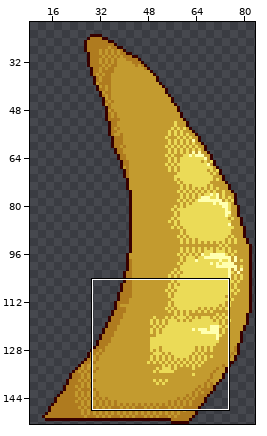
Edited in one commit: pixel-art file (Osiris/Sprites/apophis_tail.aseprite). The first picture is a wide view before the edit; the outline marks the close-up.
Close-up. First the earlier version:
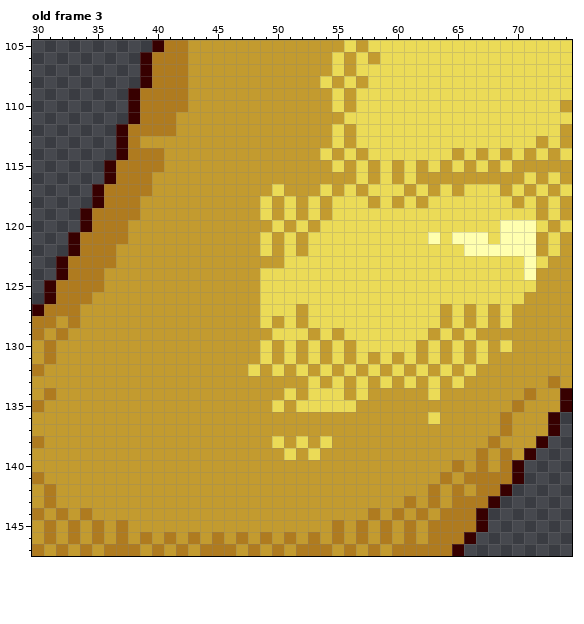
84x153 pixels, 6 frames. Shown: old frame 3: x 30..74, y 105..147. The wide view leaves out empty margins. The commit also changed other frames or places, which this record leaves out.
New version:
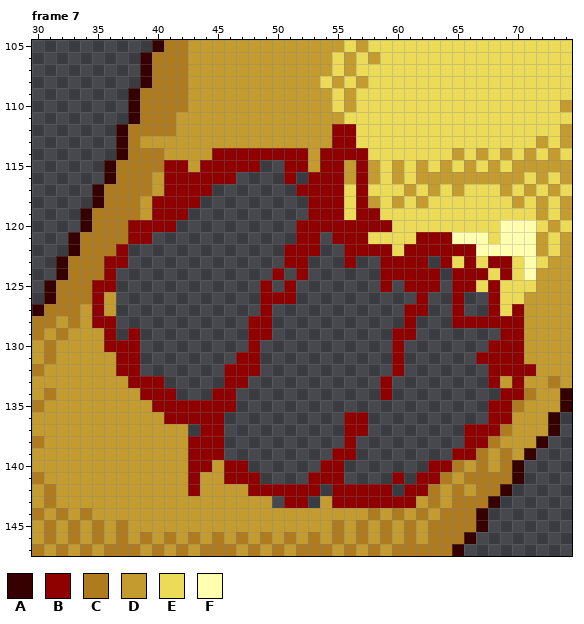
Palette (. is transparent): A #370000  B #8f0000  C #af7b1f  D #c39b2f  E #ebdb57  F #ffffaf
A new or re-ordered frame is compared with the old frame closest to it.
From old to new:
frames 6 -> 9
--- frame 7 is new; against old frame 3
@@ x 30..74 @@
 111 ........ACCCDDDDDDDDDDDDDDEEEEEEEEEEEEEEEEEEE
-112 .......ACCCCDDDDDDDDDDDDDEDEEEEEEEEEEEEEEEEED
-113 .......ACDDDDDDDDDDDDDDDDEDEEEEEEEEEEEEEEEDED
-114 .......ACCCDDDDDDDDDDDDDEDEDEEEEEEEDEDEDEDEDE
-115 ......ACCCCDDDDDDDDDDDDDDEDEDEDEDEDEDEDEDDDDD
-116 ......ACCCDDDDDDDDDDDDDDDDDEDEDEDDDDDDDDDEDED
-117 .....ACCCCDDDDDDDDDDEDDDEDEDEEEDEDEDEEEDEDEDE
-118 .....ACCCDDDDDDDDDDEDEDEDEEEDEDEDEEEEEEEDEDED
-119 ....ACCCCDDDDDDDDDDEDEDEDEEEEEEEEEEEEEEEEEDED
-120 ....ACCCDDDDDDDDDDDDEDEDEEEEEEEEEEEEEEEFFFEDE
-121 ...ACCCCDDDDDDDDDDDEDEDEEEEEEEEEEFEFFFEFFFDED
-122 ...ACCCDDDDDDDDDDDDEDEDEEEEEEEEEEEEEFFFFFFDED
-123 ..ACCCCDDDDDDDDDDDDDDEEEEEEEEEEEEEEEEEEEEFEDD
-124 ..ACCCDDDDDDDDDDDDDEEEEEEEEEEEEEEEEEEEEEEFDDD
-125 .ACCCCDDDDDDDDDDDDDEEEEEEEEEEEEEEEEEEEEEEEDDD
-126 .ACCCDDDDDDDDDDDDDDEEEEEEEEEEEEEEEEEEEEEEDDDD
-127 ACCCDDDDDDDDDDDDDDDEEEDEEEEEEEEEEEDEDEDEDDDDD
-128 CCDCDDDDDDDDDDDDDDDEDEDEEEEEEEEEEEDEDEDEDDDDD
-129 CDCDDDDDDDDDDDDDDDDDEEEDEDEEEEEEEDEDEDDDDDDDD
-130 DCDDDDDDDDDDDDDDDDDEDEDEDEDEEEEEDEDEDEDEDDDDD
-131 DCDDDDDDDDDDDDDDDDDEDEDEDEDEDEDEDEDEDEDDDDDDD
-132 CDDDDDDDDDDDDDDDDDEDEDEDEDEDEDEDEDEDEDDDDDDDD
-133 DDDDDDDDDDDDDDDDDDDDDDDEDEDEDEDEDEDEDDDDDDDCD
-134 DCDDDDDDDDDDDDDDDDDDDEDEEEDEDDDDDEDDDDDDDCDDA
-135 CDDDDDDDDDDDDDDDDDDDEDEEEEEDDDDDDDDDDDDDCDDDA
-136 DDDDDDDDDDDDDDDDDDDDDDDDDDDDDDDDDEDDDDDCDDDA.
-137 DDDDDDDDDDDDDDDDDDDDDDDDDDDDDDDDDDDDDDDCDDDA.
-138 CDDDDDDDDDDDDDDDDDDDEDEDEDDDDDDDDDDDDDCDDDA..
-139 DDDDDDDDDDDDDDDDDDDDDEDEDDDDDDDDDDDDDCDCDA...
-140 DDDDDDDDDDDDDDDDDDDDDDDDDDDDDDDDDDDCDCDCA....
-141 CDDDDDDDDDDDDDDDDDDDDDDDDDDDDDDDDDCDCCCCA....
-142 DCDDDDDDDDDDDDDDDDDDDDDDDDDDDDDDDCDCDCCA.....
-143 DCDDDDDDDDDDDDDDDDDDDDDDDDDDDDDCDCDCCCA......
+112 .......ACCCCDDDDDDDDDDDDDBBEEEEEEEEEEEEEEEEED
+113 .......ACDDDDDDDDDDDDDDDDBBEEEEEEEEEEEEEEEDED
+114 .......ACCCDDDDBBBBBBBBDBBBBEEEEEEEDEDEDEDEDE
+115 ......ACCCCBBDBBBBB..BBDBBDBDEDEDEDEDEDEDDDDD
+116 ......ACCCDBBBBBB....B.BBBDBDEDEDDDDDDDDDEDED
+117 .....ACCCCDBBBB.......BBBBEBEEEDEDEDEEEDEDEDE
+118 .....ACCCDBBBB.........BBBEBDEDEDEEEEEEEDEDED
+119 ....ACCCCDBBB..........BBBEBBEEEEEEEEEEEEEDED
+120 ....ACCCBBBB..........BBBBBBBBEEEEEEEEEFFFEDE
+121 ...ACCCCBB............BB.BBBEEEEBBBFFFEFFFDED
+122 ...ACCCB.............BBB..BBBBEBBBBBBFFFFFDED
+123 ..ACCCBB.............BB...B..BBBB.BEBEBBEFEDD
+124 ..ACCCB.............B.B......BBBBB.BBBEBEFDDD
+125 .ACCCBB............B.B.......B.BBB.BBEBEEEDDD
+126 .ACCCBD............BBB..........B..B..BEEDDDD
+127 ACCCDBD............B...........BB..B..BEBDDDD
+128 CCDCDBB...........BB...........B...BBBBBBDDDD
+129 CDCDDDB.B.........BB..........BB.......BBDDDD
+130 DCDDDDBBB.........B...........B.......BBBDDDD
+131 DCDDDDDBB........BB...........B......BBBBDDDD
+132 CDDDDDDBB.......BBB...........B.......BBBBDDD
+133 DDDDDDDDBBB.....BB...........B........BDBDDCD
+134 DCDDDDDDDBBB...BB............B.........BBCDDA
+135 CDDDDDDDDDBBBBBBB.....................BBCDDDA
+136 DDDDDDDDDDDBBBBB..........BB..........BBDDDA.
+137 DDDDDDDDDDDDD.BB..........BB........BBBCDDDA.
+138 CDDDDDDDDDDDDBBB..........B.........BBCDDDA..
+139 DDDDDDDDDDDDDBBB.........BB........BBCDCDA...
+140 DDDDDDDDDDDDDBBDBB......BB.......BBCDCDCA....
+141 CDDDDDDDDDDDDBDDBBB....BBB....B.BBCDCCCCA....
+142 DCDDDDDDDDDDDBDDDDBBBBBB.BBBBB.BBCDCDCCA.....
+143 DCDDDDDDDDDDDDDDDDDD.BB.DBBBBBBBDCDCCCA......
 144 CDCDCDDDDDDDDDDDDDDDDDDDDDDDCDCDCDCCCA.......
